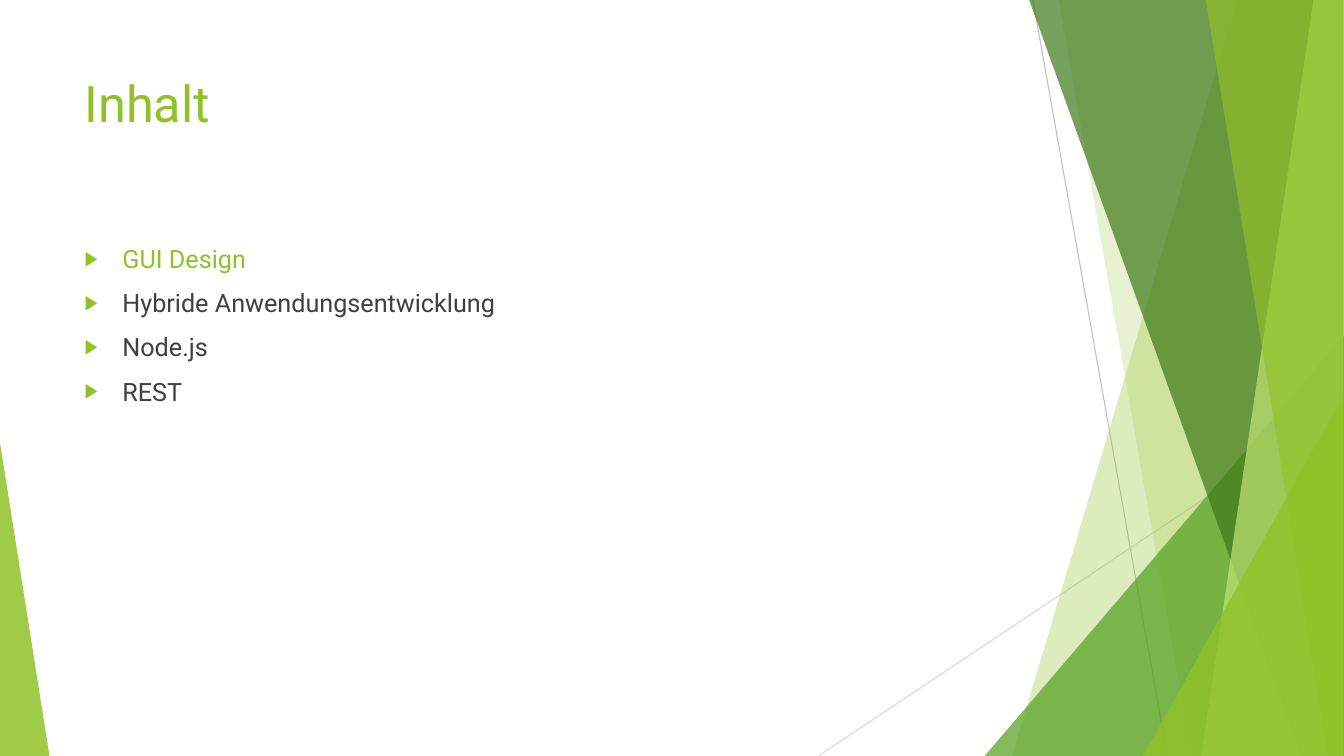
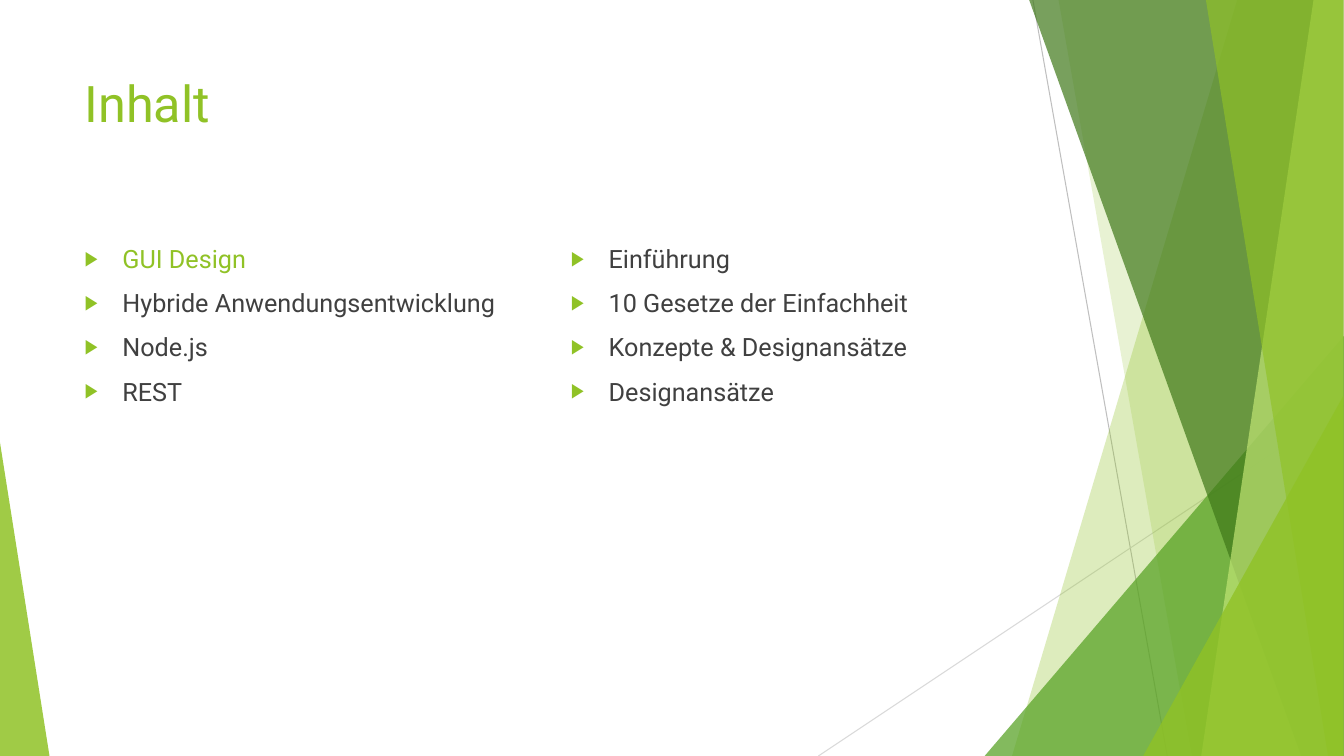
Before and after one commit to Ufo391/KSWE_DOKU, a slide deck: slide 3 of Vortrag/Mobile Anwendungsentwicklung.ppt. Drawn at 1344x756 pixels with LibreOffice and Linux fonts; fonts in the diff are those of the drawing. Boxes give left, top, right and bottom in pixels: in the first picture for what was removed or moved away, otherwise in the second. Text is boxed around its words. In the diff, an @@ line names an element or a change of style, - is before the commit and + after.

```diff
--- a/Vortrag/Mobile Anwendungsentwicklung.ppt
+++ b/Vortrag/Mobile Anwendungsentwicklung.ppt
@@ text added at (x1=609, y1=249, x2=907, y2=407), 18 pt, text #404040 @@
+▶ Einführung
+▶ 10 Gesetze der Einfachheit
+▶ Konzepte & Designansätze
+▶ Designansätze
```
Also in this commit, not shown: 2 other slides changed, 1 other file.
